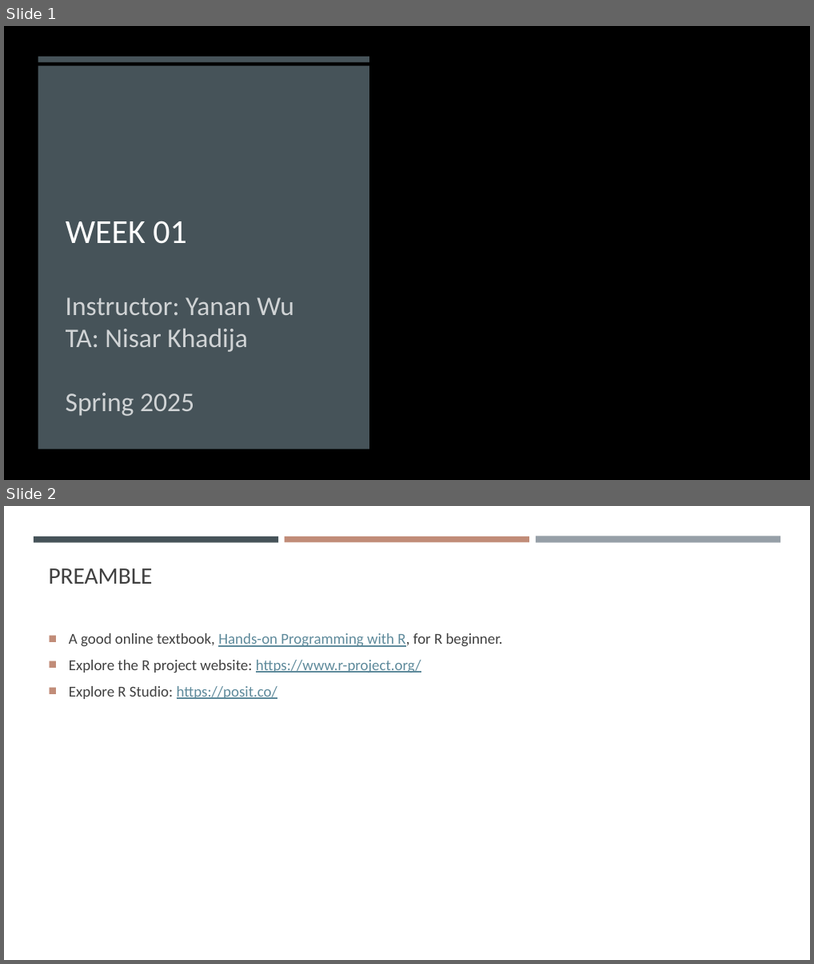
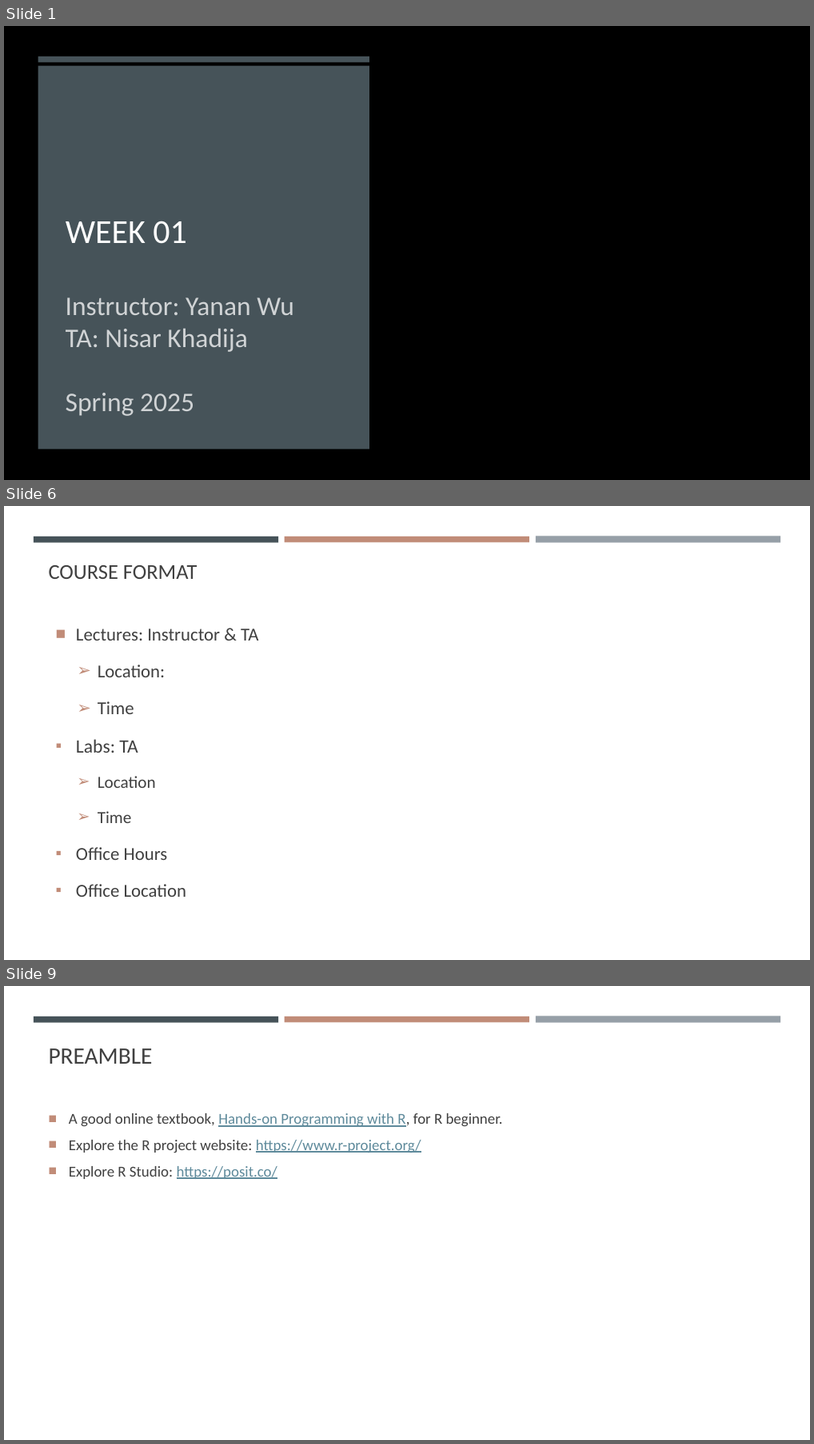
Before and after one commit to gisynw/geog-247, a slide deck: docs/Lectures/Week01/Week01_Intro.pptx. Shown one above the other, each under a label of ours: slides 1 and 2 before the commit, slides 1, 6 and 9 after it; the slides between them are not shown. The pictures are 814x964 and 814x1444 pixels, drawn with LibreOffice and Linux fonts; fonts in the diff are those of the drawing; background and template pictures are left out. Boxes give left, top, right and bottom in pixels: in the first picture for what was removed or moved away, otherwise in the second. Text is boxed around its words. In the diff, an @@ line names an element or a change of style, - is before the commit and + after.

```diff
--- a/docs/Lectures/Week01/Week01_Intro.pptx
+++ b/docs/Lectures/Week01/Week01_Intro.pptx
@@ slide 6 added at (4, 506, 810, 960), background #FFFFFF; not listed: 3 template elements that a slide beside it also shows @@
@@ title added at (49, 565, 198, 579), 25.2 pt, text #404040 @@
+COURSE FORMAT
@@ text added at (76, 628, 259, 896), 21.7 pt, text #404040 @@
+■ Lectures: Instructor & TA
+  ➢ Location:
+  ➢ Time
+▪ Labs: TA
+  ➢ Location
+  ➢ Time
+▪ Office Hours
+▪ Office Location
@@ what was slide 2 is now slide 9 @@
```
Also in this commit, not shown: 6 other slides added, 1 other file.
